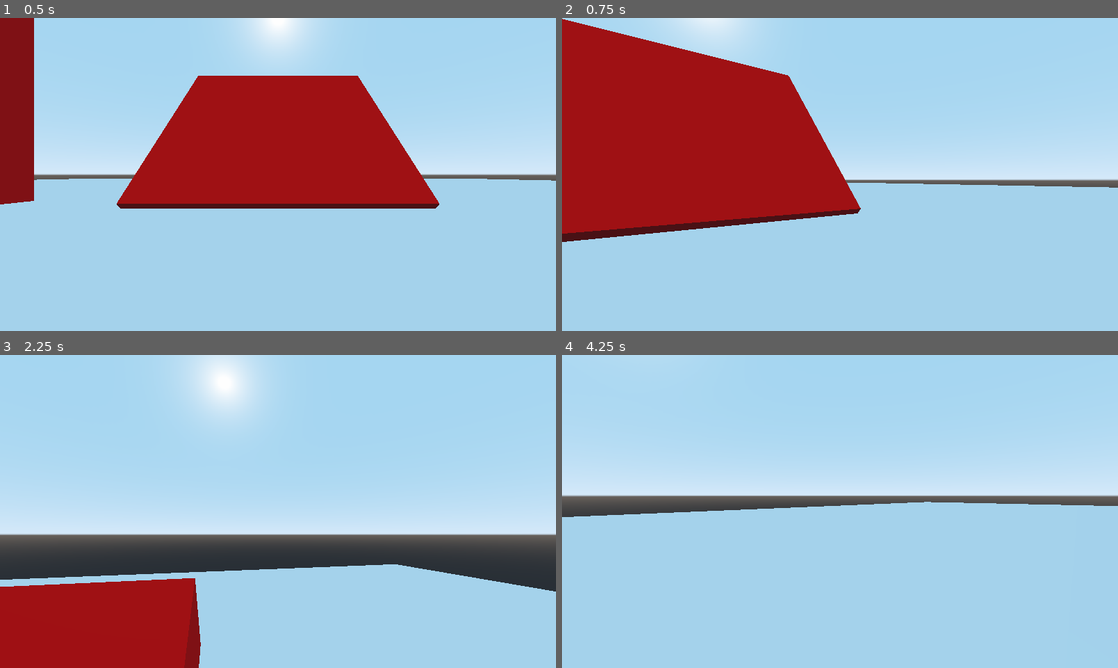
Above: before the commit, frames 1-4 (two rows, left to right).
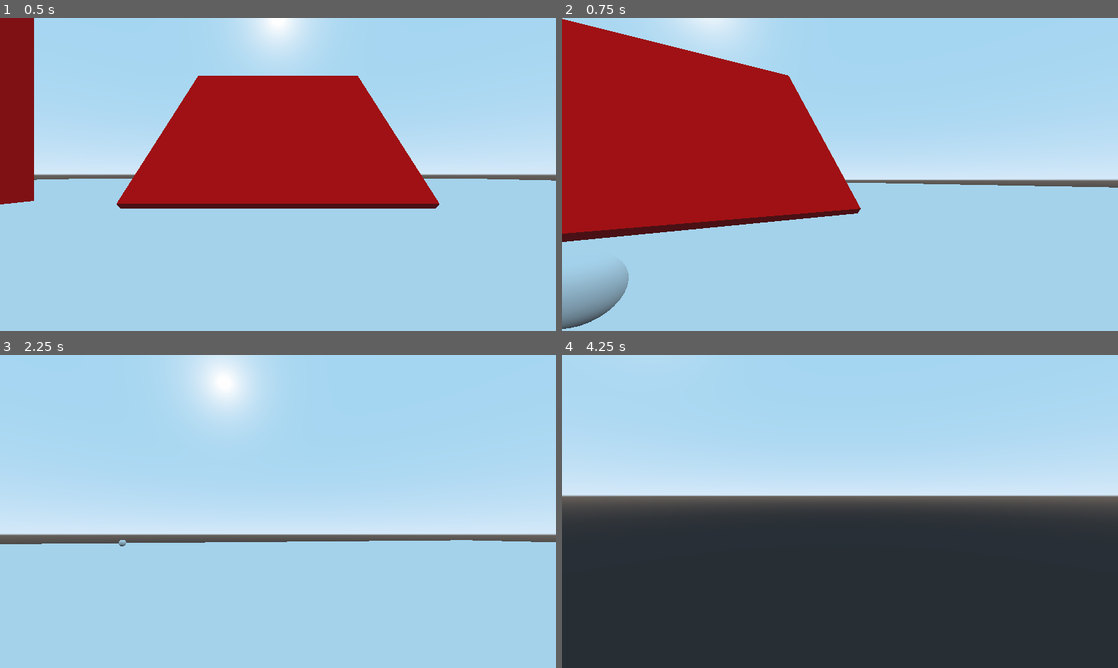
Above: after the commit, the same moments.

Repository: duckinator/nyoom
Game: Godot game, scene res://Main.tscn
Same seed, same stepped clock (60 frames per second), same inputs: the game is played once before the commit and once after it.
Inputs (mouse positions are in pixels of both pictures, inside the frame that each line leads up to):
- Up to frame 1 (0.5 s): no input
- Up to frame 2 (0.75 s): tap Enter at 0.5 s; move the mouse to (867, 174) at 0.52 s; hold W (movement_forward) from 0.53 s (still down); click (867, 174) at 0.6 s
- Up to frame 3 (2.25 s): keep holding W (movement_forward); tap Space (movement_jump) at 0.77, 1.52 s; move the mouse to (250, 511) at 1.27 s; click (250, 511) at 1.35 s; move the mouse to (289, 505) at 2.02 s; right-click (289, 505) at 2.1 s
- Up to frame 4 (4.25 s): keep holding W (movement_forward); click (851, 505) at 2.3 s; move the mouse to (834, 517) at 2.77 s; click (834, 517) at 2.85 s; tap Space (movement_jump) at 3.02, 3.77 s; move the mouse to (878, 514) at 3.52 s; click (878, 514) at 3.6 s

Frame 1 is identical in both runs. In frame 2, 1.5% of the frame differs, in the area x 0-12%, y 78-100%; in frame 3, 20%; in frame 4, 51%, in the area x 0-100%, y 46-100%.

Commit message:
aaaa?

Diff:
--- a/src/Player.gd
+++ b/src/Player.gd
@@ -20,9 +20,6 @@
 var vel = Vector3(0, 0, 0)
 var dir = Vector3(0, 0, 0)
 
-const MAX_HEALTH = 100
-var health = 0
-
 var is_dead = false
 var waiting_for_respawn = false
 
@@ -37,16 +34,14 @@
 
 	#camera.fov = Game.get_field_of_view()
 
-	adjust_health(MAX_HEALTH)
-
 func action_primary(_delta):
 	# WJHLKJSHDFLKJSDHFLKJSDHFLKSJDF
 	var bullet = BULLET.instance()
 	print(get_parent().name)
 	get_parent().add_child(bullet)
-	bullet.translation = translation + Vector3(0, -0.5, 1)
+	bullet.translation = translation + Vector3(0, -0.5, 0)
 	print(bullet.name)
-	bullet.apply_impulse(Vector3(0, 0, 0), Vector3(0, 10, 0))
+	bullet.apply_impulse(Vector3(0, 0, 0), Vector3(0, 20, -50))
 	last_bullet = bullet
 
 func action_secondary(_delta):
@@ -82,32 +77,10 @@
 	if not is_dead:
 		process_input(delta)
 		process_movement(delta)
-	process_ui(delta)
 	process_respawn(delta)
 
 func get_last_velocity():
 	return vel
-
-func adjust_health(diff):
-	health = clamp(health + diff, 0, MAX_HEALTH)
-	return health
-
-func update_hud():
-	pass
-#	$HUD/Panel_Left/Label_Health.text = str(health)
-#	$HUD/Panel_Left/Health_Bar.value = health
-#
-#	var in_weapon = "?"
-#	var total_ammo = 0
-#	if len(inventory) > 0 and inventory[current_item] != null:
-#		var item = inventory[current_item]
-#		in_weapon = str(item.in_weapon) + " +" + str((item.ammo - item.in_weapon) / item.MAX_IN_WEAPON)
-#		total_ammo = item.ammo
-#	$HUD/Panel_Left/Label_Ammo.text = in_weapon
-#	$HUD/Panel_Left/Ammo_Bar.value = total_ammo
-
-func emit_sound(trans, sound, loudness):
-	get_tree().current_scene.player_noise(trans, sound, loudness)
 
 func safe_rotate(vec):
 	rotation_helper.rotate_x(deg2rad(vec.y * MOUSE_SENSITIVITY * -1))
@@ -190,12 +163,6 @@
 	vel.z = hvel.z
 	vel = move_and_slide(vel, Vector3(0, 1, 0), false, 4, deg2rad(MAX_SLOPE_ANGLE))
 
-func process_changing_item(_delta):
-	pass
-
-func process_ui(_delta):
-	update_hud()
-
 func process_respawn(_delta):
 	pass
 
